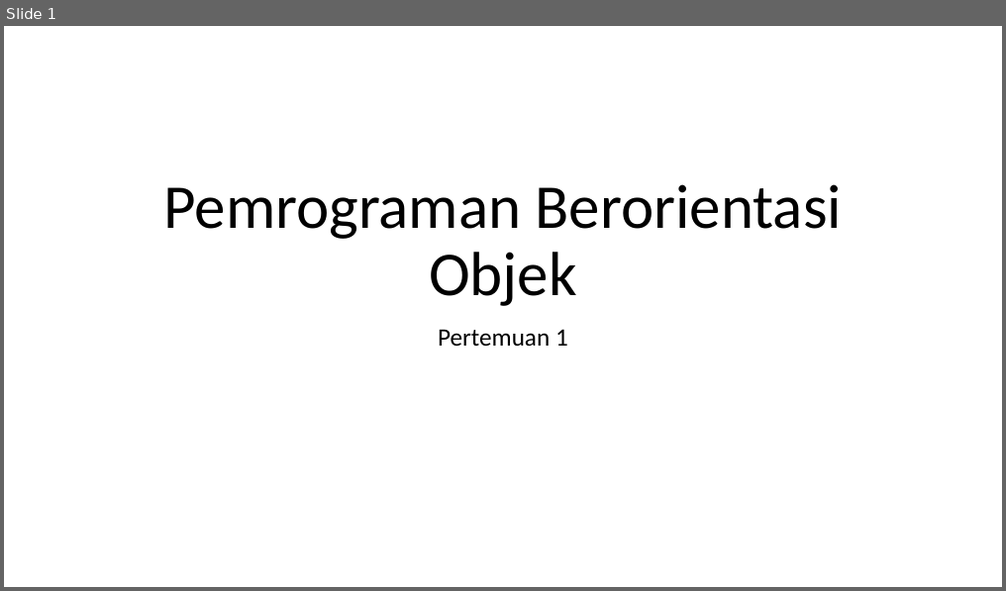
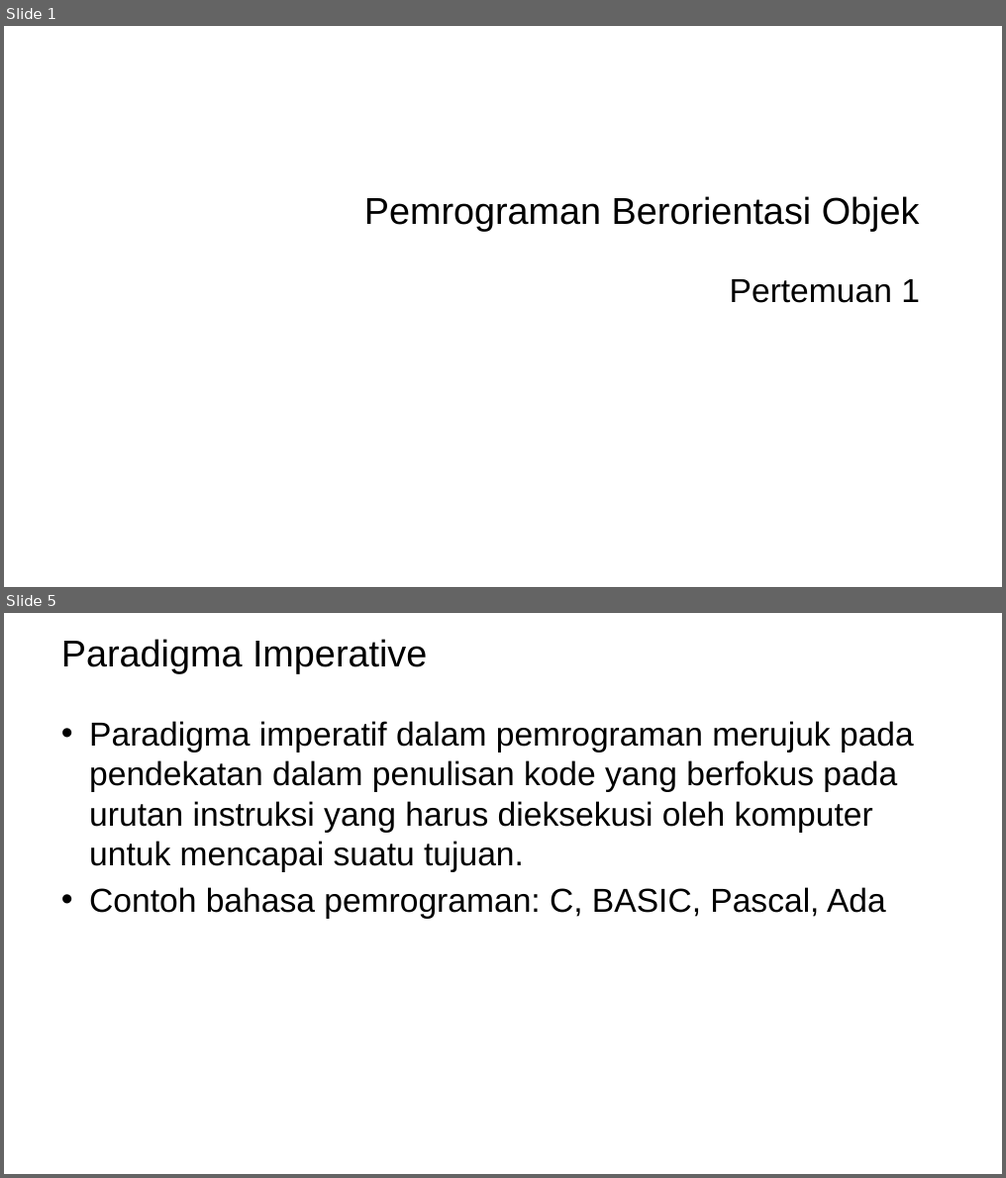
Before and after one commit to ruang-belajar/oop, a slide deck: pptx/pbo-pertemuan-1.pptx. Shown one above the other, each under a label of ours: slide 1 before the commit, slides 1 and 5 after it; the slides between them are not shown. The pictures are 1006x591 and 1006x1178 pixels, drawn with LibreOffice and Linux fonts; fonts in the diff are those of the drawing; background and template pictures are left out. Boxes give left, top, right and bottom in pixels: in the first picture for what was removed or moved away, otherwise in the second. Text is boxed around its words. In the diff, an @@ line names an element or a change of style, - is before the commit and + after.

```diff
--- a/pptx/pbo-pertemuan-1.pptx
+++ b/pptx/pbo-pertemuan-1.pptx
@@ slide 5 added at bbox=[4, 613, 1002, 1174], background picture (left out) @@
@@ title added at bbox=[61, 639, 427, 674], 36 pt, text #000000 @@
+Paradigma Imperative
@@ text added at bbox=[89, 721, 914, 919], 32 pt, text #000000 @@
+• Paradigma imperatif dalam pemrograman merujuk pada pendekatan dalam penulisan kode yang berfokus pada urutan instruksi yang harus dieksekusi oleh komputer untuk mencapai suatu tujuan.
+• Contoh bahasa pemrograman: C, BASIC, Pascal, Ada
@@ slide 1 changed as well @@
@@ title "Pemrograman Berorientasi Objek": place and size @@
-title "Pemrograman Berorientasi Objek" at bbox=[163, 184, 842, 306]
+title "Pemrograman Berorientasi Objek" at bbox=[364, 196, 920, 231]
@@ title "Pemrograman Berorientasi Objek" at bbox=[364, 196, 920, 231]: size 60 to 36 pt, font Calibri to Arial; alignment centre to right; line spacing 0.9 to 1; vertical alignment bottom to middle @@
@@ subtitle "Pertemuan 1": place and size @@
-subtitle "Pertemuan 1" at bbox=[438, 329, 568, 346]
+subtitle "Pertemuan 1" at bbox=[730, 279, 920, 303]
@@ subtitle "Pertemuan 1" at bbox=[730, 279, 920, 303]: size 24 to 32 pt, font Calibri to Arial; alignment centre to right; line spacing 0.9 to 1; less space between paragraphs @@
```
Also in this commit, not shown: 13 other slides changed, 11 other slides added, 14 slides removed, 1 other file.
